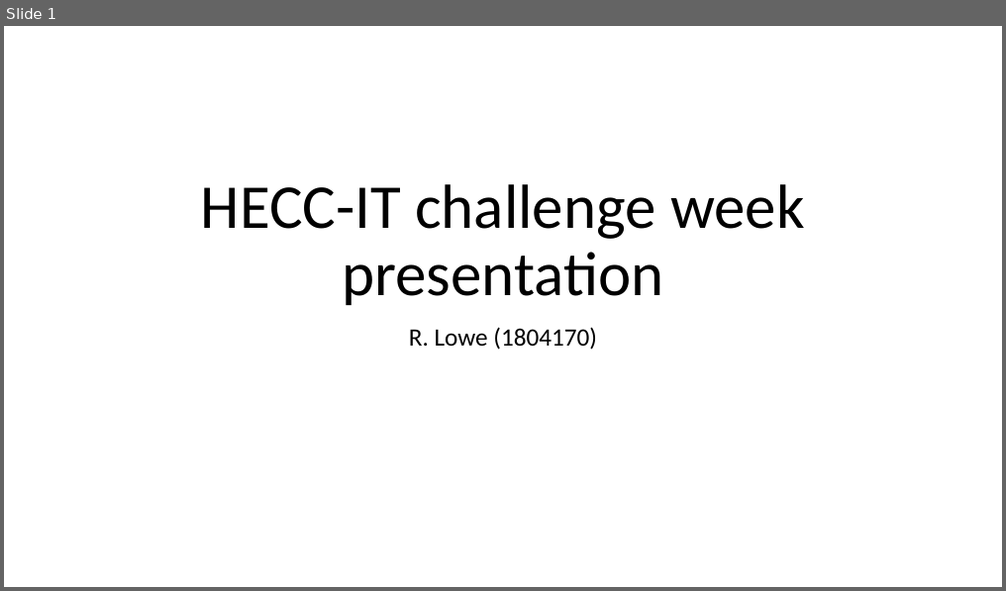
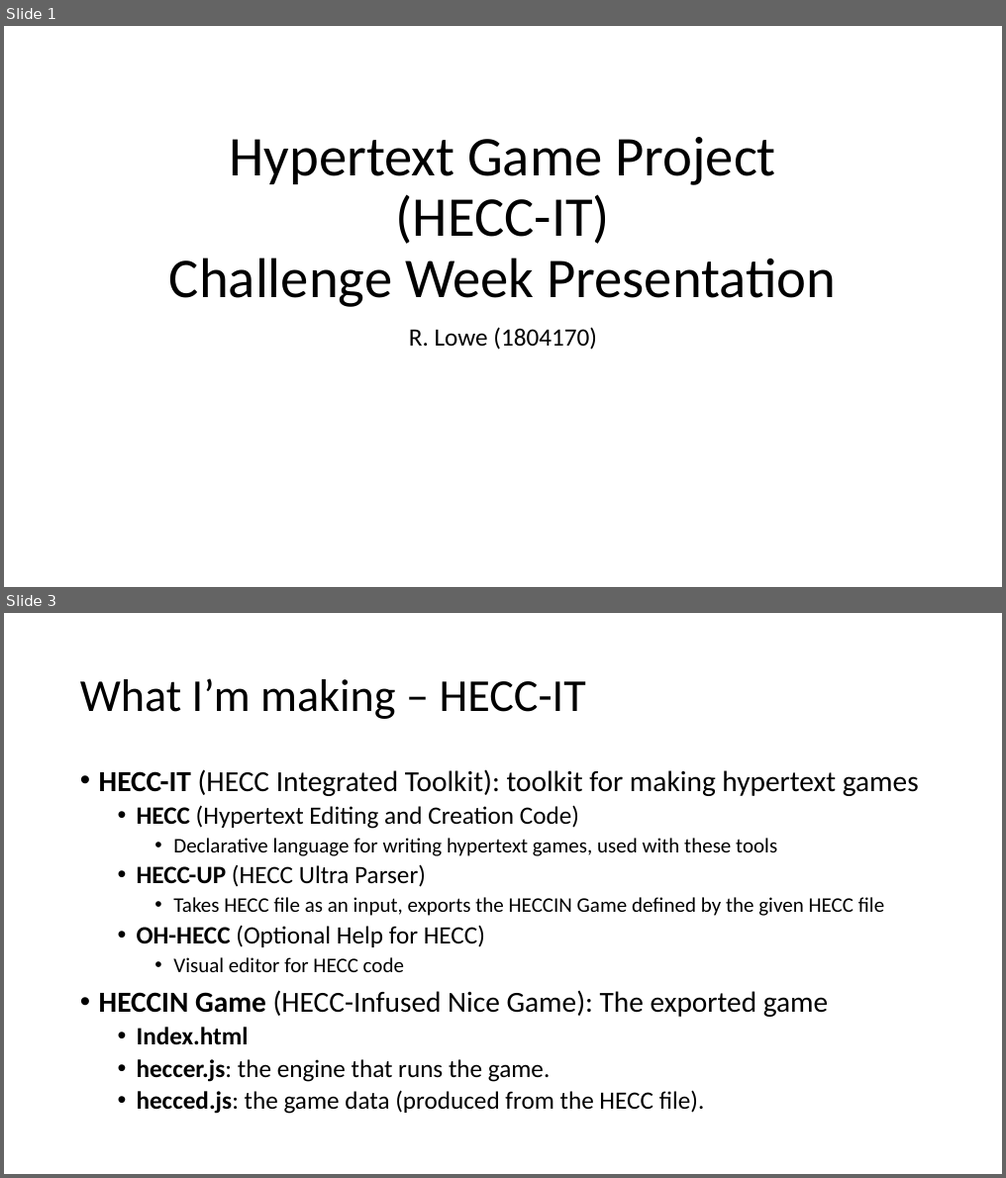
Before and after one commit to 11BelowStudio/HECC-IT, a slide deck: Reports n such/Challenge Week Presentation.pptx. Shown one above the other, each under a label of ours: slide 1 before the commit, slides 1 and 3 after it; the slides between them are not shown. The pictures are 1006x591 and 1006x1178 pixels, drawn with LibreOffice and Linux fonts; fonts in the diff are those of the drawing. Boxes give left, top, right and bottom in pixels: in the first picture for what was removed or moved away, otherwise in the second. Text is boxed around its words. In the diff, an @@ line names an element or a change of style, - is before the commit and + after.

Commit message:
welp, the presentation is done, realized that I probably completely screwed myself over so far whilst doing that as well. few minor changes to a few small things here and there, and also I've managed to produce a working .jar artifact version of HECC-UP, which is a good thing I guess.

```diff
--- a/Reports n such/Challenge Week Presentation.pptx
+++ b/Reports n such/Challenge Week Presentation.pptx
@@ slide 3 added at (4,613,1002,1174), background #FFFFFF @@
@@ title added at (80,678,586,719), 44 pt, text #000000 @@
+What I’m making – HECC-IT
@@ text added at (99,769,919,1114), 24 pt, text #000000 @@
+• HECC-IT (HECC Integrated Toolkit): toolkit for making hypertext games
+  • HECC (Hypertext Editing and Creation Code)
+    • Declarative language for writing hypertext games, used with these tools
+  • HECC-UP (HECC Ultra Parser)
+    • Takes HECC file as an input, exports the HECCIN Game defined by the given HECC file
+  • OH-HECC (Optional Help for HECC)
+    • Visual editor for HECC code
+• HECCIN Game (HECC-Infused Nice Game): The exported game
+  • Index.html
+  • heccer.js: the engine that runs the game.
+  • hecced.js: the game data (produced from the HECC file).
@@ slide 1 changed as well @@
@@ title at (169,137,836,307): text changed; size 60 to 54 pt @@
-HECC-IT challenge week presentation
+Hypertext Game Project
+(HECC-IT)
+Challenge Week Presentation
```
Also in this commit, not shown: 1 other slide changed, 10 other slides added, 21 other files.
